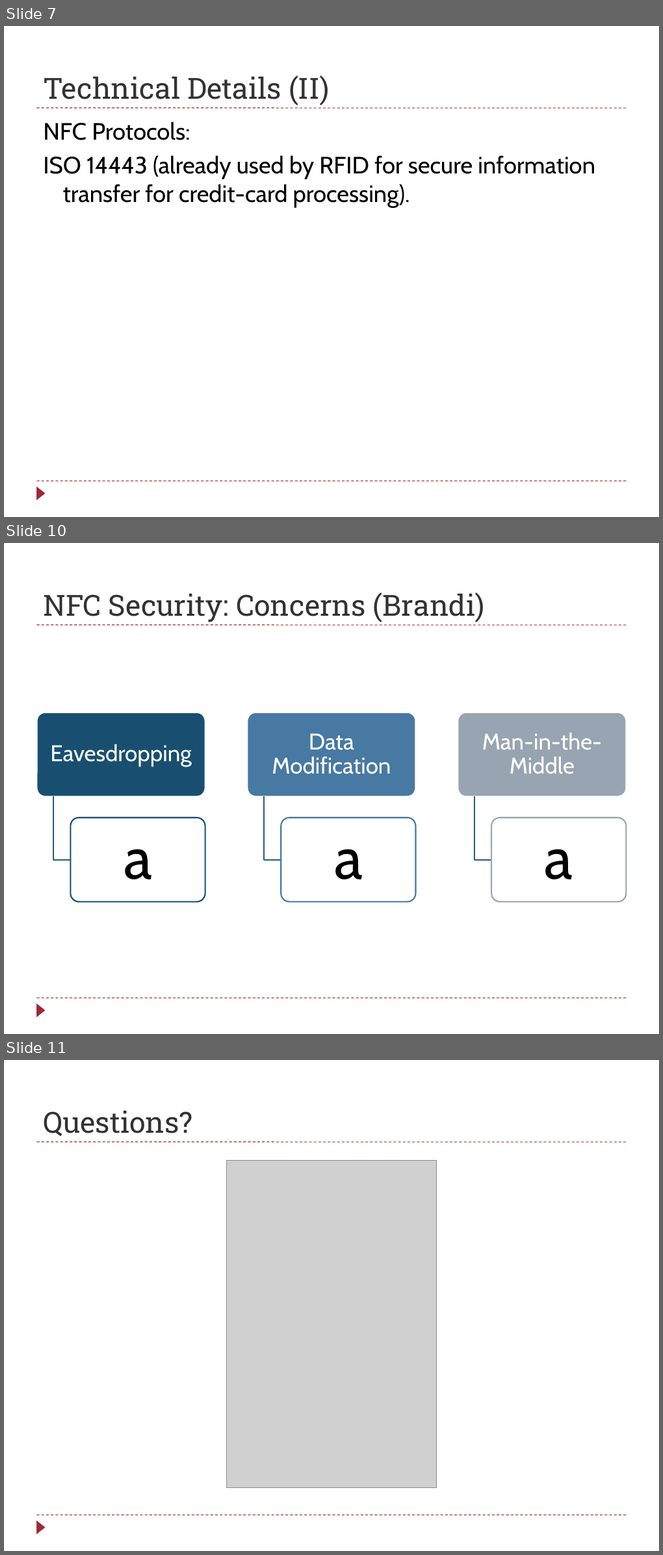
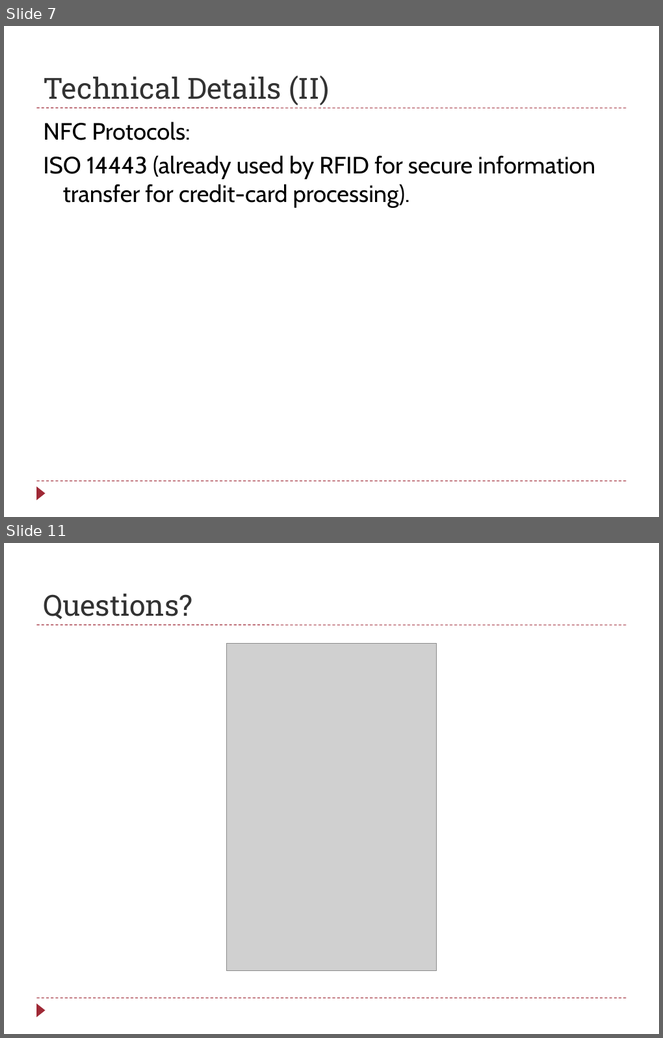
Before and after one commit to raikesd/NFCProject, a slide deck: NFC_brandi.pptx. Shown one above the other, each under a label of ours: slides 7, 10 and 11 before the commit, slides 7 and 11 after it; the slides between them are not shown. The pictures are 663x1555 and 663x1038 pixels, drawn with LibreOffice and Linux fonts; fonts in the diff are those of the drawing; grey boxes stand for pictures. Boxes give left, top, right and bottom in pixels: in the first picture for what was removed or moved away, otherwise in the second. Text is boxed around its words. In the diff, an @@ line names an element or a change of style, - is before the commit and + after.

```diff
--- a/NFC_brandi.pptx
+++ b/NFC_brandi.pptx
@@ slide 10 removed at [4,543,659,1034], background #FFFFFF; not listed: 3 template elements that a slide beside it also shows @@
@@ title removed at [43,592,485,622] @@
-NFC Security: Concerns (Brandi)
@@ group removed at [36,713,627,902]: 6 rounded rectangles, 6 texts, 3 freeform shapes @@
-Eavesdropping
-a
-Data Modification
-a
-Man-in-the-Middle
-a
```
Also in this commit, not shown: 7 slides changed, 1 slide added, 17 other files.
